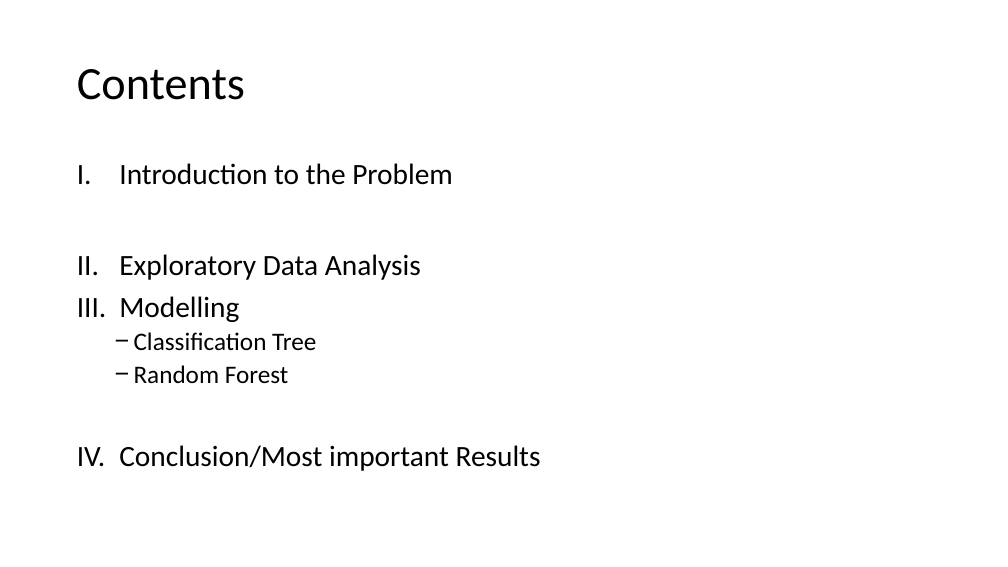
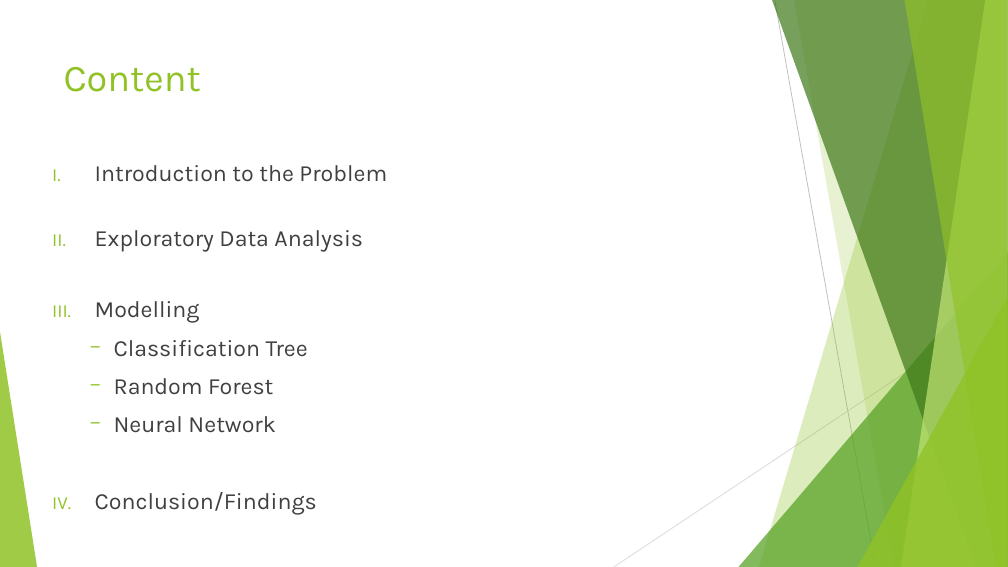
Before and after one commit to RafiKueng/Spoe_Kreditrisiko, a slide deck: slide 2 of Praesentation/Presentation.pptx. Drawn at 1008x567 pixels with LibreOffice and Linux fonts; fonts in the diff are those of the drawing. Boxes give left, top, right and bottom in pixels: in the first picture for what was removed or moved away, otherwise in the second. Text is boxed around its words. In the diff, an @@ line names an element or a change of style, - is before the commit and + after.

```diff
--- a/Praesentation/Presentation.pptx
+++ b/Praesentation/Presentation.pptx
@@ title "Content" at [64,67,201,92]: vertical alignment middle to top @@
@@ title at [64,67,201,92]: text changed; size 44 to 36 pt; font Calibri to Karla; text colour #000000 to #90C226 @@
-Contents
+Content
@@ text "Introduction to the Problem": place and size @@
-text "Introduction to the Problem" at [119,163,541,471]
+text "Introduction to the Problem" at [95,165,387,515]
@@ text at [95,165,387,395]: size 28 to 22.1 pt in "Introduction to the Problem", "Exploratory Data Analysis", "Modelling"; font Calibri to Karla, text colour #000000 to #404040 in "Introduction to the Problem", "Exploratory Data Analysis", "Modelling", "Classification Tree" and 1 more places; size 24 to 22.1 pt in "Classification Tree", "Random Forest"; line spacing 1 to 0.8; line spacing 0.9 to 1; indent changed; more space between paragraphs @@
@@ group added at [0,0,1008,567]: 5 freeform shapes, 3 triangles, 2 lines @@
@@ text at [95,416,317,515]: text changed; size 28 to 22.1 pt; font Calibri to Karla; text colour #000000 to #404040 @@
-IV. Conclusion/Most important Results
+  − Neural Network
+IV. Conclusion/Findings
```
Also in this commit, not shown: 13 other slides changed, 5 slides added.
